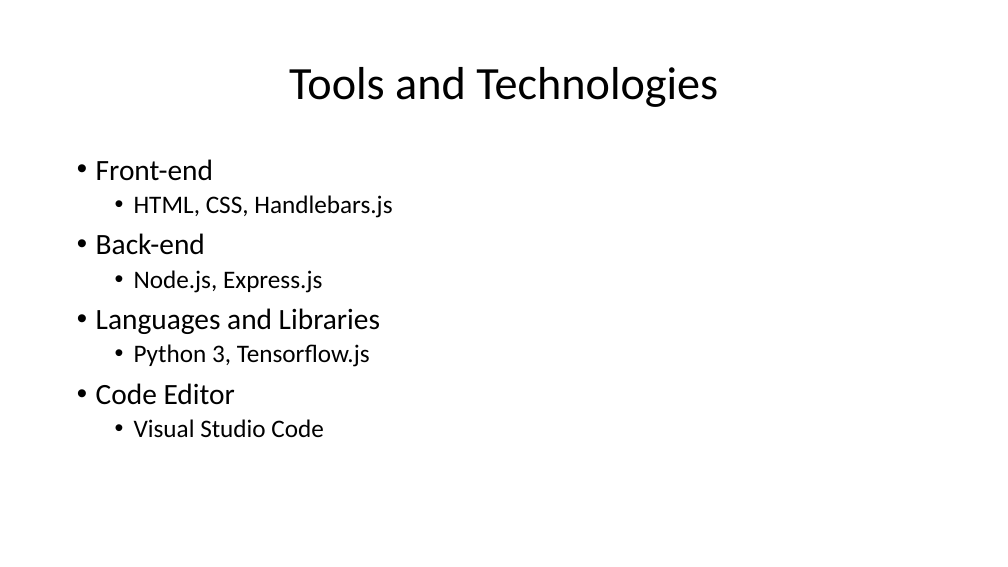
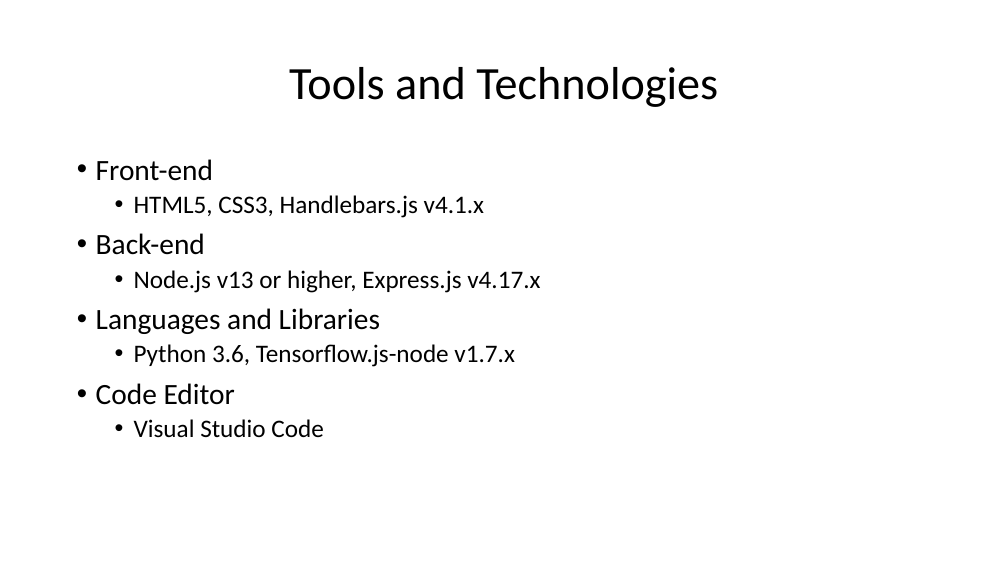
Before and after one commit to HarshaKy/text-classifier, a slide deck: slide 11 of docs/presentation/Presentation.pptx (slide 9 before the commit). Drawn at 1008x567 pixels with LibreOffice and Linux fonts; fonts in the diff are those of the drawing. Boxes give left, top, right and bottom in pixels: in the first picture for what was removed or moved away, otherwise in the second. Text is boxed around its words. In the diff, an @@ line names an element or a change of style, - is before the commit and + after.

```diff
--- a/docs/presentation/Presentation.pptx
+++ b/docs/presentation/Presentation.pptx
@@ text at (x1=134, y1=195, x2=485, y2=218): text changed @@
-  • HTML, CSS, Handlebars.js
+  • HTML5, CSS3, Handlebars.js v4.1.x
@@ text at (x1=134, y1=270, x2=540, y2=293): text changed @@
-  • Node.js, Express.js
+  • Node.js v13 or higher, Express.js v4.17.x
@@ text at (x1=134, y1=344, x2=515, y2=367): text changed @@
-  • Python 3, Tensorflow.js
+  • Python 3.6, Tensorflow.js-node v1.7.x
```
Also in this commit, not shown: 14 other slides changed, 2 slides added, 1 slide removed.
